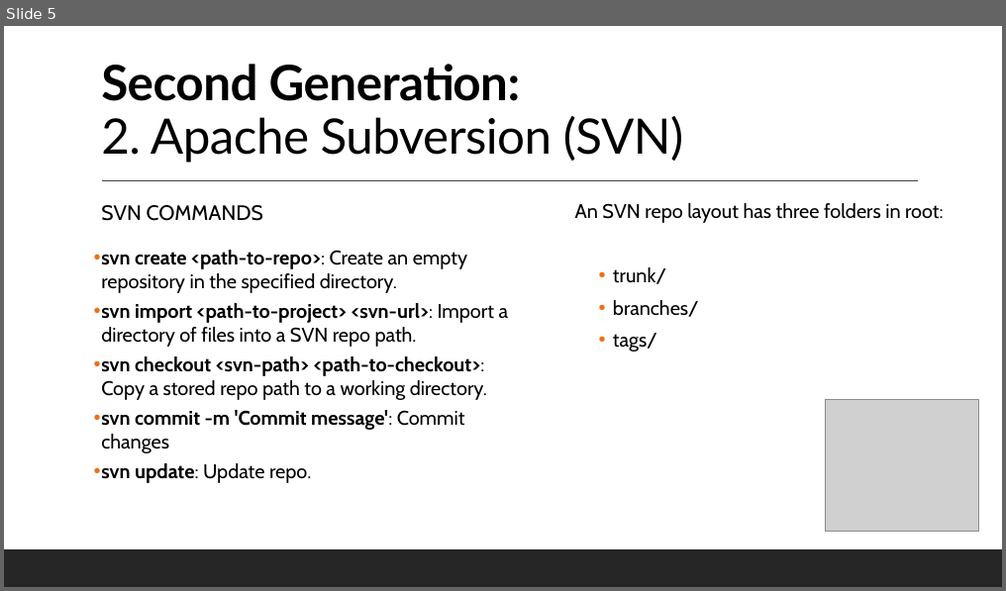
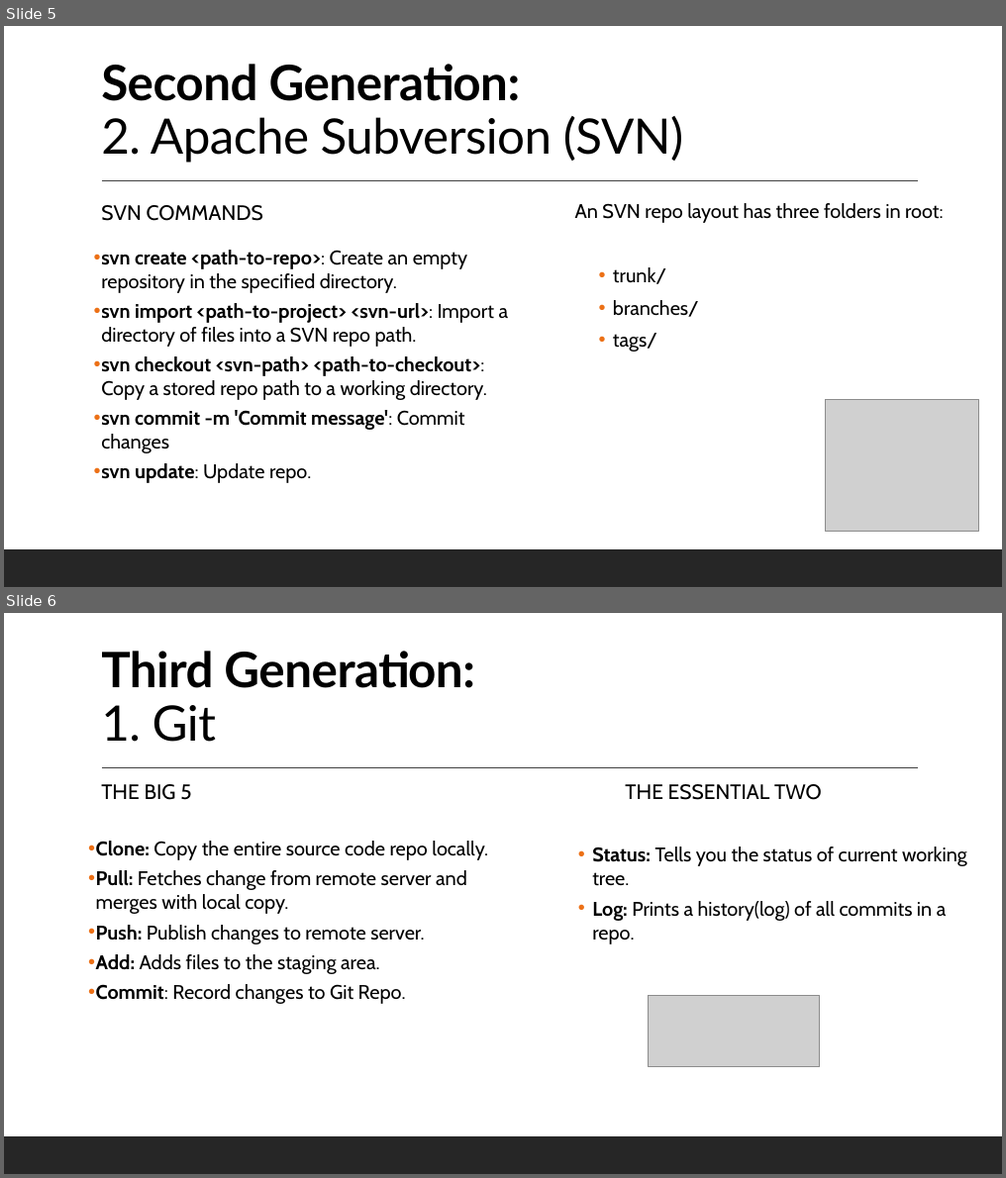
Before and after one commit to Yackul/work, a slide deck: docs/TechTalkPresentation.pptx. Shown one above the other, each under a label of ours: slide 5 before the commit, slides 5 and 6 after it. The pictures are 1006x591 and 1006x1178 pixels, drawn with LibreOffice and Linux fonts; fonts in the diff are those of the drawing; grey boxes stand for pictures. Boxes give left, top, right and bottom in pixels: in the first picture for what was removed or moved away, otherwise in the second. Text is boxed around its words. In the diff, an @@ line names an element or a change of style, - is before the commit and + after.

```diff
--- a/docs/TechTalkPresentation.pptx
+++ b/docs/TechTalkPresentation.pptx
@@ slide 6 added at bbox=[4, 613, 1002, 1174], background #FFFFFF; not listed: 2 template elements that a slide beside it also shows @@
@@ title added at bbox=[101, 651, 475, 742], 47 pt, text #000000, bold @@
+Third Generation:
+1. Git
@@ text added at bbox=[101, 784, 822, 800], 20 pt, text #000000 @@
+THE BIG 5 THE ESSENTIAL TWO
@@ text added at bbox=[96, 841, 488, 1004], 19 pt, text #000000 @@
+• Clone: Copy the entire source code repo locally.
+• Pull: Fetches change from remote server and merges with local copy.
+• Push: Publish changes to remote server.
+• Add: Adds files to the staging area.
+• Commit: Record changes to Git Repo.
@@ text added at bbox=[592, 847, 967, 945], 19 pt, text #000000 @@
+• Status: Tells you the status of current working tree.
+• Log: Prints a history(log) of all commits in a repo.
@@ picture added at bbox=[648, 995, 820, 1067] @@
```
Also in this commit, not shown: 1 slide changed, 1 other slide added.
